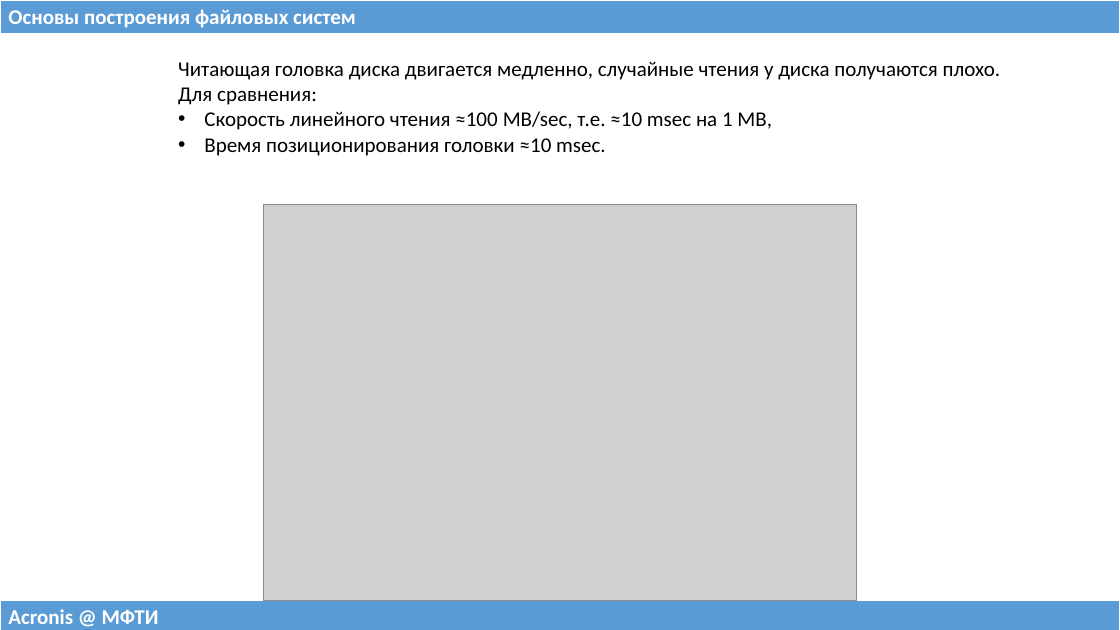
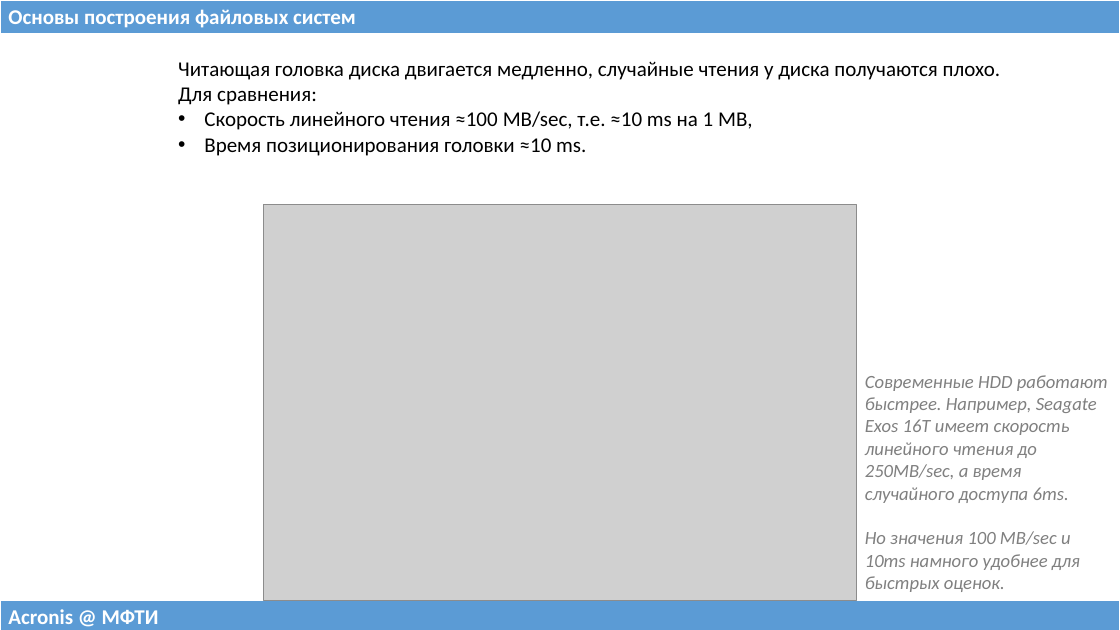
Before and after one commit to 75cc8545e7b021ed280ed0ef99fc7fc4/filesystems-101, a slide deck: slide 15 of talks/src/class00.pptx. Drawn at 1120x630 pixels with LibreOffice and Linux fonts; fonts in the diff are those of the drawing; grey boxes stand for pictures. Boxes give left, top, right and bottom in pixels: in the first picture for what was removed or moved away, otherwise in the second. Text is boxed around its words. In the diff, an @@ line names an element or a change of style, - is before the commit and + after.

```diff
--- a/talks/src/class00.pptx
+++ b/talks/src/class00.pptx
@@ text at (x1=204, y1=111, x2=753, y2=156): text changed @@
-• Скорость линейного чтения ≈100 MB/sec, т.е. ≈10 msec на 1 MB,
-• Время позиционирования головки ≈10 msec.
+• Скорость линейного чтения ≈100 MB/sec, т.е. ≈10 ms на 1 MB,
+• Время позиционирования головки ≈10 ms.
@@ text added at (x1=865, y1=375, x2=1108, y2=592), 16 pt, text #808080, italic @@
+Современные HDD работают быстрее. Например, Seagate Exos 16T имеет скорость линейного чтения до 250MB/sec, а время случайного доступа 6ms.
+Но значения 100 MB/sec и 10ms намного удобнее для быстрых оценок.
```
Also in this commit, not shown: 6 other slides changed, 1 slide added, 1 other file.
